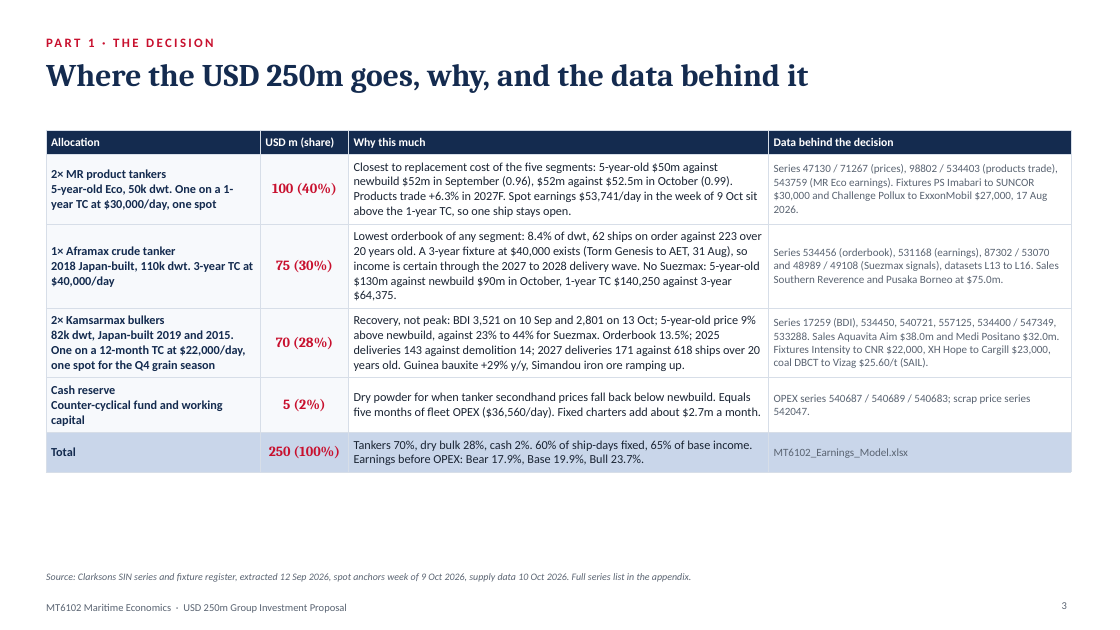
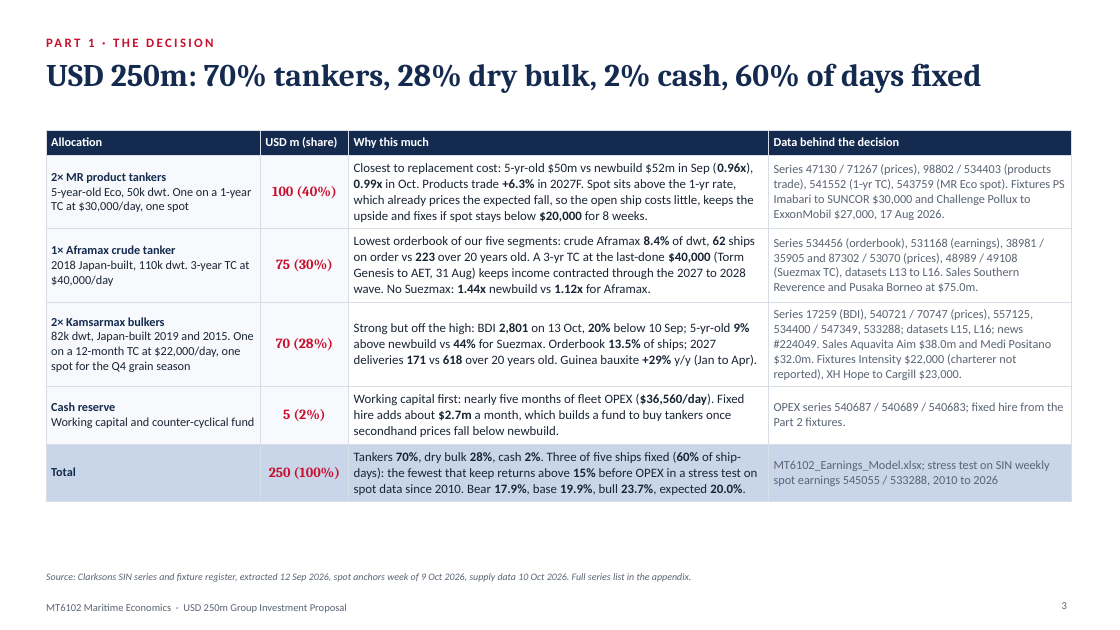
Before and after one commit to zhanmingliu2025-max/MT6102, a slide deck: slide 3 of MT6102_Group_Presentation.pptx. Drawn at 1120x630 pixels with LibreOffice and Linux fonts; fonts in the diff are those of the drawing. Boxes give left, top, right and bottom in pixels: in the first picture for what was removed or moved away, otherwise in the second. Text is boxed around its words. In the diff, an @@ line names an element or a change of style, - is before the commit and + after.

```diff
--- a/MT6102_Group_Presentation.pptx
+++ b/MT6102_Group_Presentation.pptx
@@ text at <box>46,63,981,93</box>: text changed @@
-Where the USD 250m goes, why, and the data behind it
+USD 250m: 70% tankers, 28% dry bulk, 2% cash, 60% of days fixed
@@ table at <box>46,130,1071,499</box> @@
-row 2, column 3: Closest to replacement cost of the five segments: 5-year-old $50m against newbuild $52m in September (0.96), $52m against $52.5m in October (0.99). Products trade +6.3% in 2027F. Spot earnings $53,741/day in the week of 9 Oct sit above the 1-year TC, so one ship stays open.
+row 2, column 3: Closest to replacement cost: 5-yr-old $50m vs newbuild $52m in Sep (0.96x), 0.99x in Oct. Products trade +6.3% in 2027F. Spot sits above the 1-yr rate, which already prices the expected fall, so the open ship costs little, keeps the upside and fixes if spot stays below $20,000 for 8 weeks.
-row 2, column 4: Series 47130 / 71267 (prices), 98802 / 534403 (products trade), 543759 (MR Eco earnings). Fixtures PS Imabari to SUNCOR $30,000 and Challenge Pollux to ExxonMobil $27,000, 17 Aug 2026.
+row 2, column 4: Series 47130 / 71267 (prices), 98802 / 534403 (products trade), 541552 (1-yr TC), 543759 (MR Eco spot). Fixtures PS Imabari to SUNCOR $30,000 and Challenge Pollux to ExxonMobil $27,000, 17 Aug 2026.
-row 3, column 3: Lowest orderbook of any segment: 8.4% of dwt, 62 ships on order against 223 over 20 years old. A 3-year fixture at $40,000 exists (Torm Genesis to AET, 31 Aug), so income is certain through the 2027 to 2028 delivery wave. No Suezmax: 5-year-old $130m against newbuild $90m in October, 1-year TC $140,250 against 3-year $64,375.
+row 3, column 3: Lowest orderbook of our five segments: crude Aframax 8.4% of dwt, 62 ships on order vs 223 over 20 years old. A 3-yr TC at the last-done $40,000 (Torm Genesis to AET, 31 Aug) keeps income contracted through the 2027 to 2028 wave. No Suezmax: 1.44x newbuild vs 1.12x for Aframax.
-row 3, column 4: Series 534456 (orderbook), 531168 (earnings), 87302 / 53070 and 48989 / 49108 (Suezmax signals), datasets L13 to L16. Sales Southern Reverence and Pusaka Borneo at $75.0m.
+row 3, column 4: Series 534456 (orderbook), 531168 (earnings), 38981 / 35905 and 87302 / 53070 (prices), 48989 / 49108 (Suezmax TC), datasets L13 to L16. Sales Southern Reverence and Pusaka Borneo at $75.0m.
-row 4, column 3: Recovery, not peak: BDI 3,521 on 10 Sep and 2,801 on 13 Oct; 5-year-old price 9% above newbuild, against 23% to 44% for Suezmax. Orderbook 13.5%; 2025 deliveries 143 against demolition 14; 2027 deliveries 171 against 618 ships over 20 years old. Guinea bauxite +29% y/y, Simandou iron ore ramping up.
+row 4, column 3: Strong but off the high: BDI 2,801 on 13 Oct, 20% below 10 Sep; 5-yr-old 9% above newbuild vs 44% for Suezmax. Orderbook 13.5% of ships; 2027 deliveries 171 vs 618 over 20 years old. Guinea bauxite +29% y/y (Jan to Apr).
-row 4, column 4: Series 17259 (BDI), 534450, 540721, 557125, 534400 / 547349, 533288. Sales Aquavita Aim $38.0m and Medi Positano $32.0m. Fixtures Intensity to CNR $22,000, XH Hope to Cargill $23,000, coal DBCT to Vizag $25.60/t (SAIL).
+row 4, column 4: Series 17259 (BDI), 540721 / 70747 (prices), 557125, 534400 / 547349, 533288; datasets L15, L16; news #224049. Sales Aquavita Aim $38.0m and Medi Positano $32.0m. Fixtures Intensity $22,000 (charterer not reported), XH Hope to Cargill $23,000.
-row 5: Cash reserve / Counter-cyclical fund and working capital | 5 (2%) | Dry powder for when tanker secondhand prices fall back below newbuild. Equals five months of fleet OPEX ($36,560/day). Fixed charters add about $2.7m a month. | OPEX series 540687 / 540689 / 540683; scrap price series 542047.
+row 5: Cash reserve / Working capital and counter-cyclical fund | 5 (2%) | Working capital first: nearly five months of fleet OPEX ($36,560/day). Fixed hire adds about $2.7m a month, which builds a fund to buy tankers once secondhand prices fall below newbuild. | OPEX series 540687 / 540689 / 540683; fixed hire from the Part 2 fixtures.
-row 6, column 3: Tankers 70%, dry bulk 28%, cash 2%. 60% of ship-days fixed, 65% of base income. Earnings before OPEX: Bear 17.9%, Base 19.9%, Bull 23.7%.
+row 6, column 3: Tankers 70%, dry bulk 28%, cash 2%. Three of five ships fixed (60% of ship-days): the fewest that keep returns above 15% before OPEX in a stress test on spot data since 2010. Bear 17.9%, base 19.9%, bull 23.7%, expected 20.0%.
-row 6, column 4: MT6102_Earnings_Model.xlsx
+row 6, column 4: MT6102_Earnings_Model.xlsx; stress test on SIN weekly spot earnings 545055 / 533288, 2010 to 2026
@@ size 10 to 10.5 pt in "Allocation", "USD m (share)", "Why this much", "Data behind the decision" @@
@@ text colour #142B4F to #1A2433, bold off in "5-year-old Eco, 50k dwt. One on a ...", "2018 Japan-built, 110k dwt. 3-year TC at ...", "82k dwt, Japan-built 2019 and 2015. One ..." @@
```
Also in this commit, not shown: 11 other slides changed, 12 other files.
